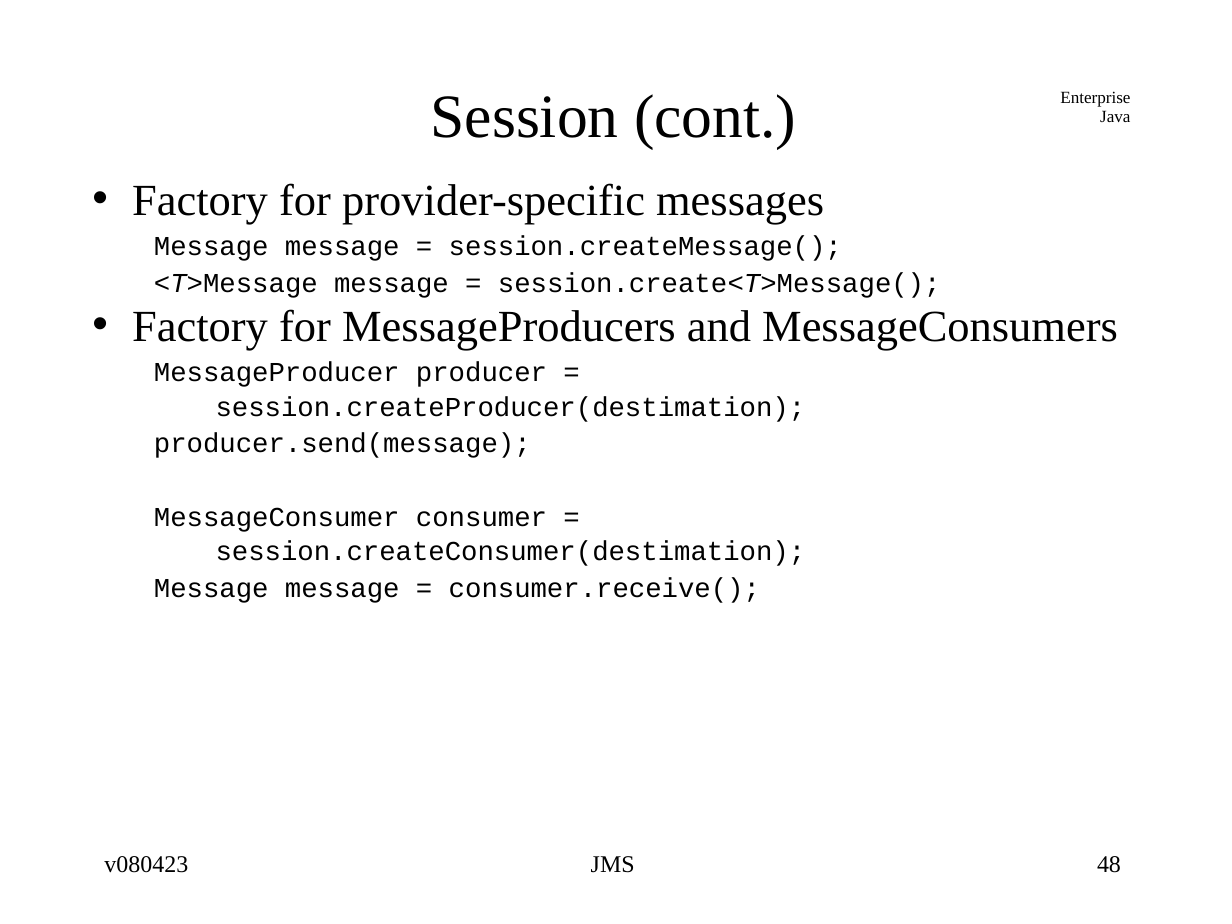
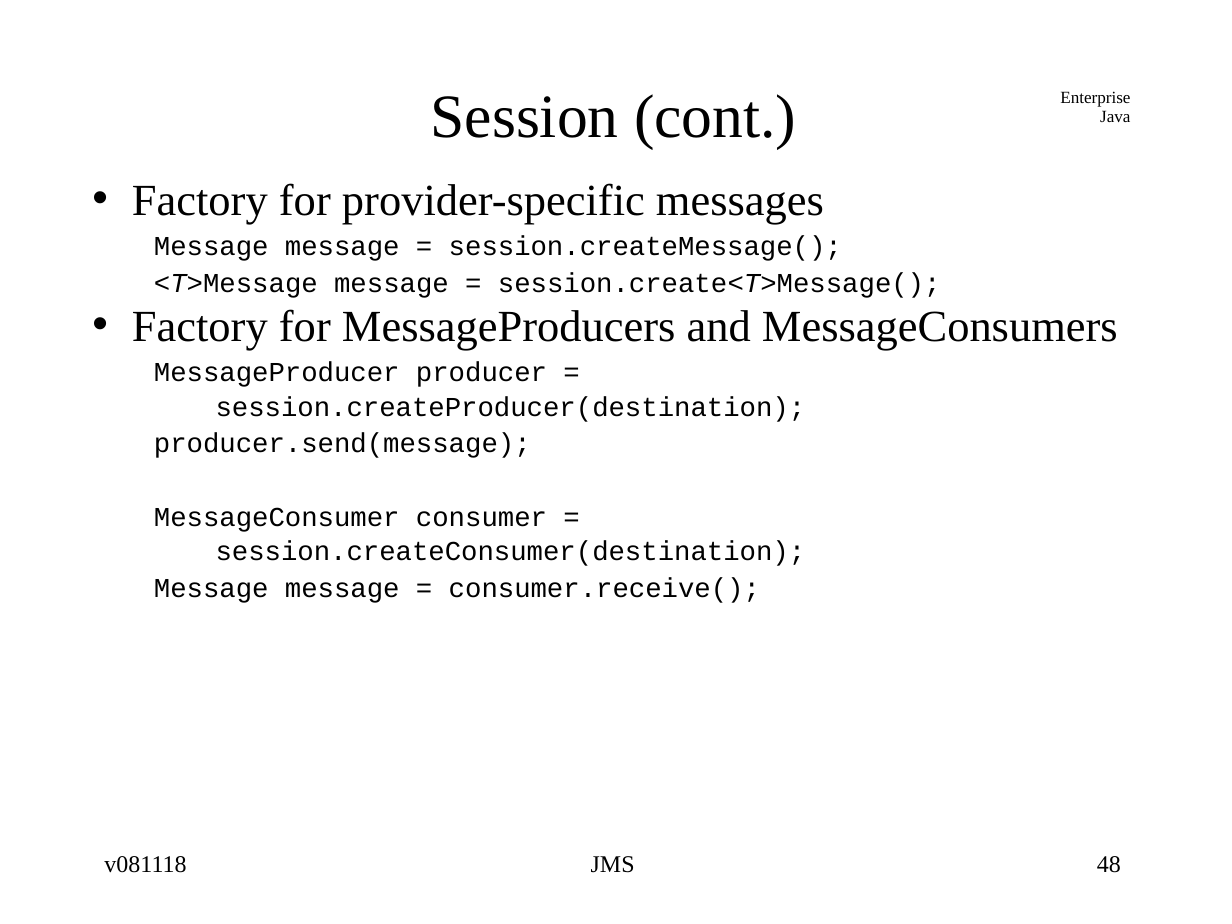
Before and after one commit to jcstaff/ejava-javaee, a slide deck: slide 48 of jmsCore/src/site/resources/lectures/jmsCore.ppt. Drawn at 1232x924 pixels with LibreOffice and Linux fonts; fonts in the diff are those of the drawing. Boxes give left, top, right and bottom in pixels: in the first picture for what was removed or moved away, otherwise in the second. Text is boxed around its words. In the diff, an @@ line names an element or a change of style, - is before the commit and + after.

```diff
--- a/jmsCore/src/site/resources/lectures/jmsCore.ppt
+++ b/jmsCore/src/site/resources/lectures/jmsCore.ppt
@@ text at box(216, 396, 806, 422): text changed @@
-    session.createProducer(destimation);
+    session.createProducer(destination);
@@ text at box(216, 541, 806, 566): text changed @@
-    session.createConsumer(destimation);
+    session.createConsumer(destination);
@@ text at box(104, 856, 186, 873): text changed @@
-v080423
+v081118
```
Also in this commit, not shown: 89 other slides changed, 20 other files.
